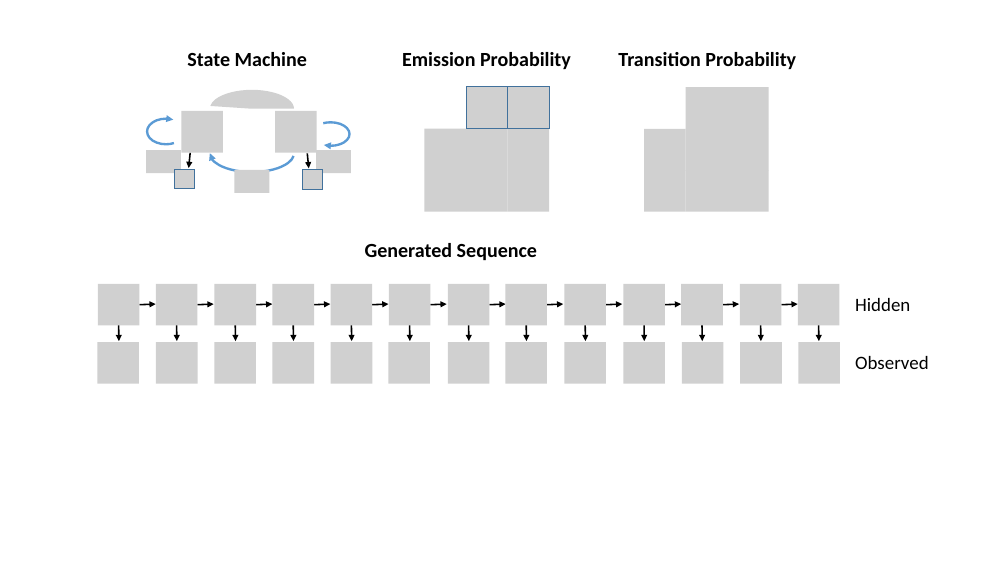
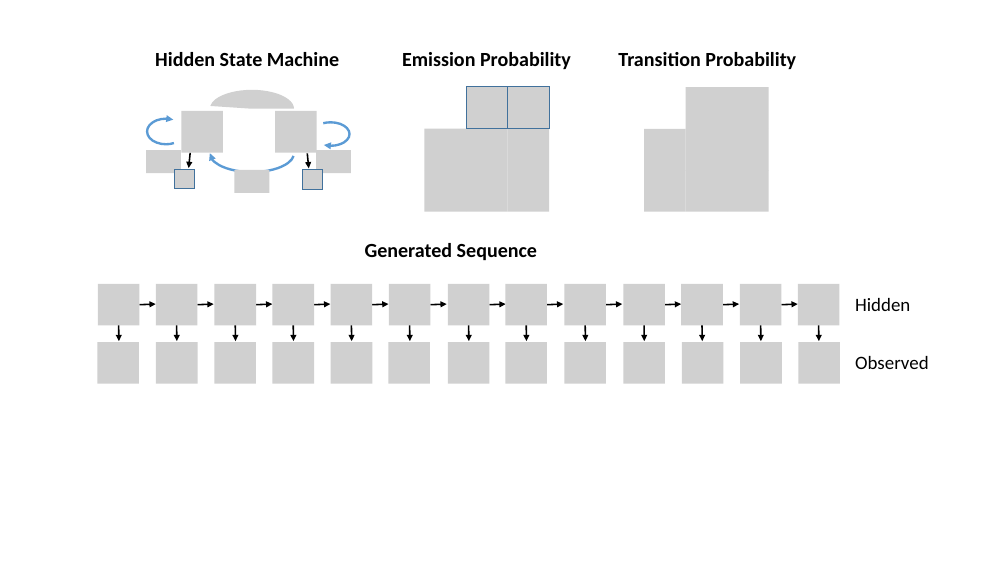
Before and after one commit to David-Taub/HOP-HMM, a slide deck: slide 6 of Help/Figures.pptx. Drawn at 1008x567 pixels with LibreOffice and Linux fonts; fonts in the diff are those of the drawing; grey boxes stand for pictures. Boxes give left, top, right and bottom in pixels: in the first picture for what was removed or moved away, otherwise in the second. Text is boxed around its words. In the diff, an @@ line names an element or a change of style, - is before the commit and + after.

```diff
--- a/Help/Figures.pptx
+++ b/Help/Figures.pptx
@@ text at [155,52,339,66]: text changed @@
-State Machine
+Hidden State Machine
```
Also in this commit, not shown: 4 other slides changed, 1 other file.
